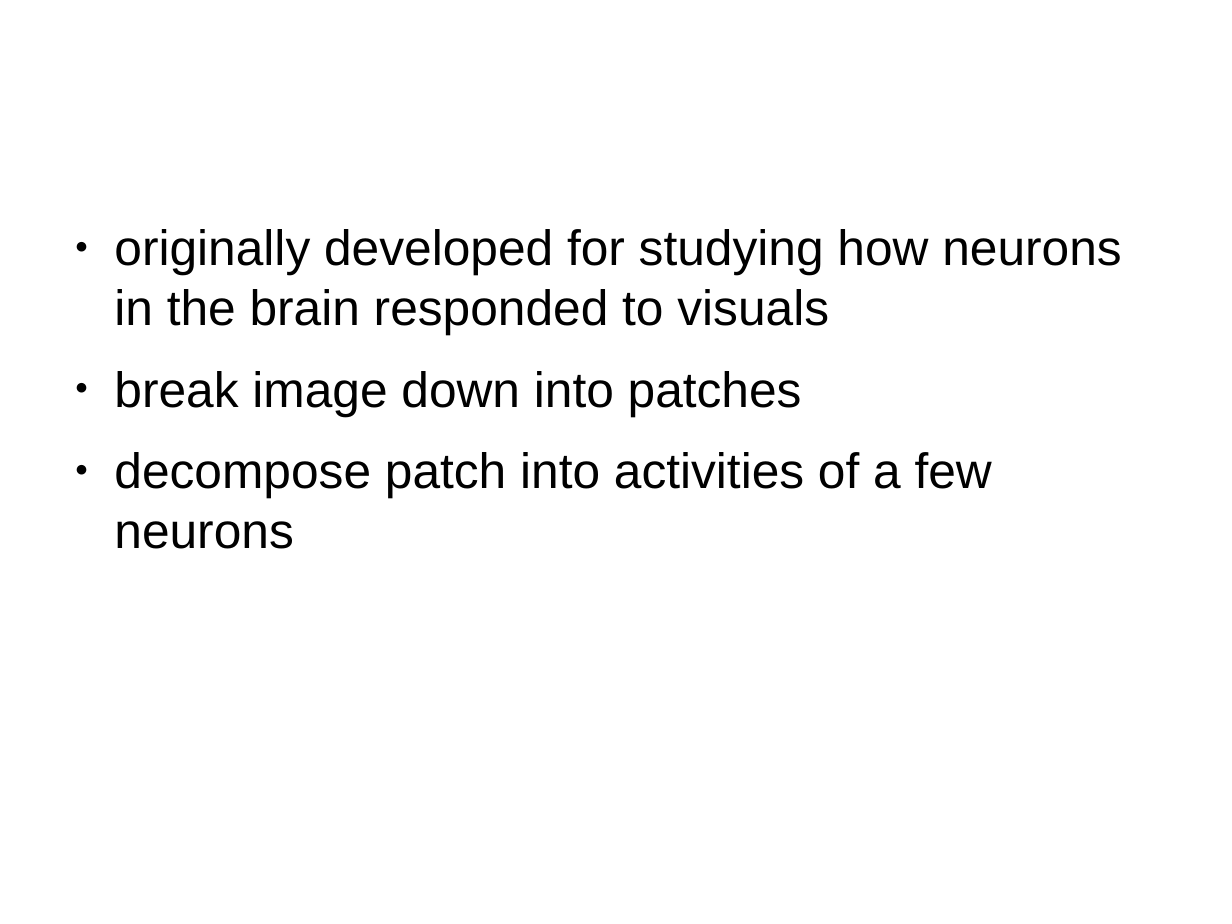
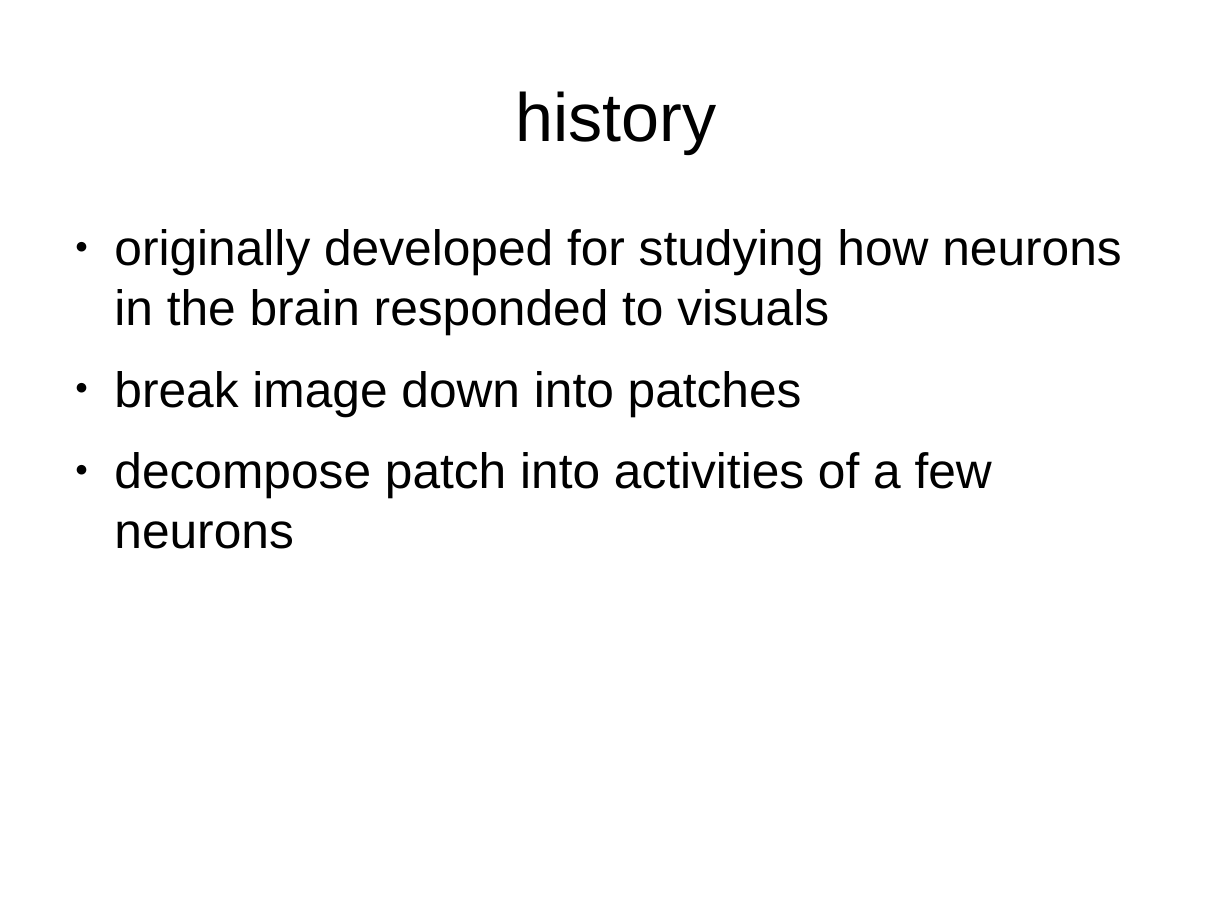
Before and after one commit to Sebu/sprs, a slide deck: slide 5 of progress_report/progress_report.odp (slide 4 before the commit). Drawn at 1232x924 pixels with LibreOffice and Linux fonts; fonts in the diff are those of the drawing. Boxes give left, top, right and bottom in pixels: in the first picture for what was removed or moved away, otherwise in the second. Text is boxed around its words. In the diff, an @@ line names an element or a change of style, - is before the commit and + after.

```diff
--- a/progress_report/progress_report.odp
+++ b/progress_report/progress_report.odp
@@ title added at [515,91,716,153], 44 pt, text #000000 @@
+history
```
Also in this commit, not shown: 4 other slides changed, 2 slides added.
